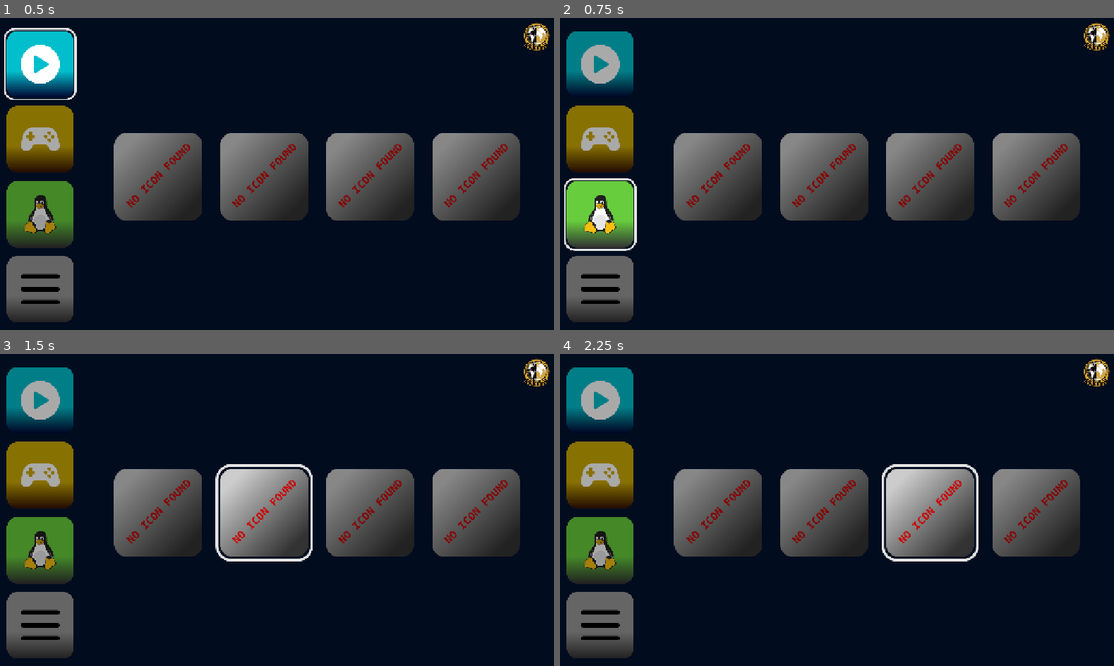
Above: before the commit, frames 1-4 (two rows, left to right).
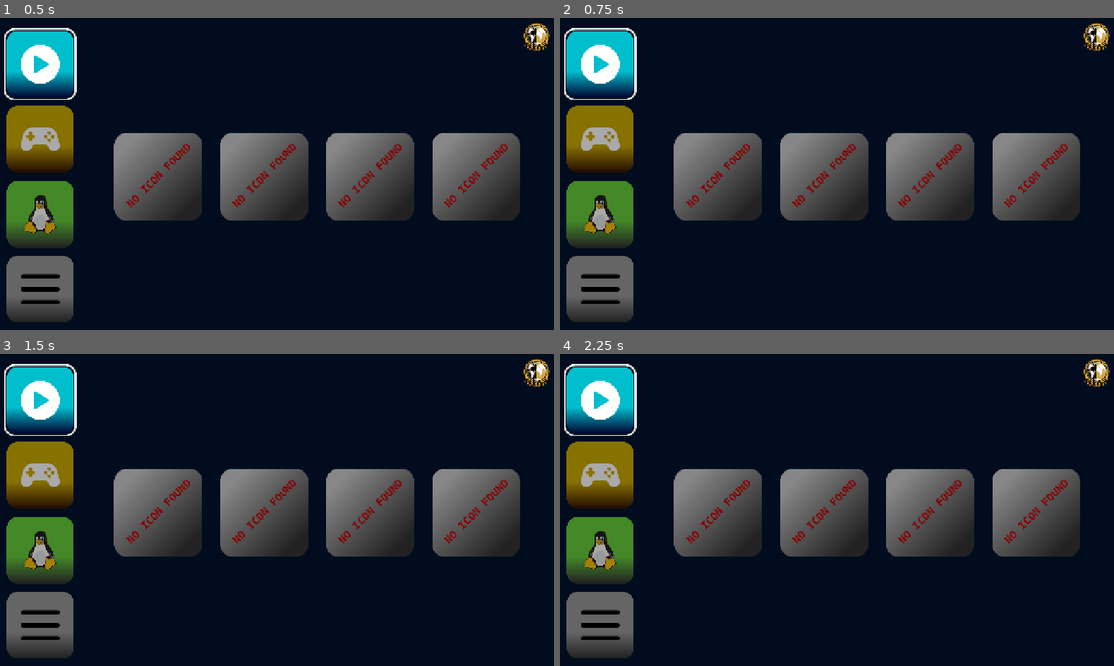
Above: after the commit, the same moments.

Repository: BZ-Interactive/BZ-Big-Picture
Game: Godot game, scene res://main.tscn
Same seed, same stepped clock (60 frames per second), same inputs: the game is played once before the commit and once after it.
Inputs (mouse positions are in pixels of both pictures, inside the frame that each line leads up to):
- Up to frame 1 (0.5 s): no input
- Up to frame 2 (0.75 s): click (598, 214) at 0.5 s
- Up to frame 3 (1.5 s): click "App Name" at 1.25 s
- Up to frame 4 (2.25 s): click "App Name" at 2 s

Frame 1 is identical in both runs. In frame 2, 5.3% of the frame differs, in the area x 0-14%, y 3-75%; in frame 3, 7.2%; in frame 4, 7.2%, in the area x 0-76%, y 3-67%.

Commit message:
Add screen dimming, brightness, logo at startup and utilities toggle

Diff:
--- a/Assets/Scripts/launcher_manager.gd
+++ b/Assets/Scripts/launcher_manager.gd
@@ -8,12 +8,14 @@
 @onready var utilities_menu: Menu = $"Menu VboxContainer/Utilities"
 @onready var system_menu: Menu = $"Menu VboxContainer/System"
 
+var install_dir: String = OS.get_executable_path().get_base_dir()
 var config_path: String = ""
 var config = ConfigFile.new()
 
 var display_names: bool = false
 var media_disabled: bool = false
 var games_disabled: bool = false
+var utilities_disabled: bool = false
 
 # Called when the node enters the scene tree for the first time.
 func _ready() -> void:
@@ -29,9 +31,9 @@
 func _load_font(path: String) -> void:
 	if path == "":
 		return
-	var font_dir: String = "Fonts".path_join(path)
+	var font_dir: String = install_dir.path_join("Fonts").path_join(path)
 	if OS.has_feature("editor"):
-		font_dir = "res://.gdignore/Build/Fonts".path_join(path)
+		font_dir = "res://Build/Package/Fonts".path_join(path)
 
 	if ( # font exist now type check
 		path.ends_with(".ttf")
@@ -48,9 +50,9 @@
 		print("Invalid font file format.")
 
 func _load_icon(path: String) -> Texture2D:
-	var icon_dir: String = "Icons".path_join(path)
+	var icon_dir: String = install_dir.path_join("Icons").path_join(path)
 	if OS.has_feature("editor"):
-		icon_dir = "res://.gdignore/Build/Icons".path_join(path)
+		icon_dir = "res://Build/Package/Icons".path_join(path)
 
 	if FileAccess.file_exists(icon_dir):
 		var image = Image.new()
@@ -68,6 +70,8 @@
 		if media_disabled && category == CATEGORIES[0]:
 			continue
 		if games_disabled && category == CATEGORIES[1]:
+			continue
+		if utilities_disabled && category == CATEGORIES[2]:
 			continue
 
 		if OS.has_feature("editor"):
@@ -102,7 +106,8 @@
 	if OS.has_feature("editor"): # in editor look at project root
 		config_path = ProjectSettings.globalize_path("res://config.cfg")
 	else: # exported look beside executable
-		config_path = OS.get_executable_path().get_base_dir().path_join("config.cfg")
+		config_path = install_dir.path_join("config.cfg")
+		print(config_path)
 
 	var err = config.load(config_path)
 	if err != OK:
@@ -115,6 +120,11 @@
 	display_names = config.get_value("main", "display_names")
 	media_disabled = config.get_value("main", "media_disabled")
 	games_disabled = config.get_value("main", "games_disabled")
+	utilities_disabled = config.get_value("main", "utilities_disabled")
+
+	var brightness = config.get_value("main", "brightness", 1.0)
+	var idle_time = config.get_value("main", "idle_time", 600)
+
 	# assign main variables
 	_load_font(config.get_value("main", "font", ""))
 	Main.active_fps = active_fps
@@ -123,6 +133,9 @@
 	Main.display_names = display_names
 	Main.menu_switcher.media_disabled = media_disabled
 	Main.menu_switcher.games_disabled = games_disabled
-
+	Main.menu_switcher.utilities_disabled = utilities_disabled
+	# dimming settings
+	Main.screen_dimmer.darkness = clampf(1.0 - brightness, 0.0, 0.9)
+	Main.screen_dimmer.idle_time = idle_time
 	_instantiate_buttons()
 	return true
--- a/Assets/Scripts/main.gd
+++ b/Assets/Scripts/main.gd
@@ -1,6 +1,7 @@
 extends Node
 
 var menu_switcher: MenuSwitcher
+var screen_dimmer: ScreenDimmer
 
 var active_fps: int = 60
 var background_fps: int = 2
@@ -17,8 +18,8 @@
 var used_dbus: bool = false
 var inhibit_cookie: int = -1
 
-
-@warning_ignore("unused_signal") signal buttons_ready # used in LauncherManager
+## This is basically the config read and ready to display signal.
+@warning_ignore("unused_signal") signal buttons_ready # used in LauncherManager, ScreenDimmer
 
 # Called when the node enters the scene tree for the first time.
 func _ready() -> void:
@@ -63,10 +64,7 @@
 			elif parts[i] == "cycle:" and i + 1 < parts.size():
 				user_cycle = parts[i + 1].to_int()
 
-	#print(user_timeout)
-	#print(user_cycle)
 	user_dpms = text.find("DPMS is Enabled") != -1
-	#print(user_dpms)
 
 func _inhibit_screensaver() -> void:
 	DisplayServer.screen_set_keep_on(true)
@@ -88,8 +86,7 @@
 			inhibit_cookie = parts[index + 1].to_int()
 			used_dbus = true
 			return
-	#print(user_cycle)
-	#print(user_timeout)
+
 	if DisplayServer.get_name() == "X11":
 		_capture_screensaver_state()
 		OS.create_process("xset", ["s", "off"])
@@ -114,10 +111,8 @@
 	process_mode = Node.PROCESS_MODE_INHERIT
 	Engine.max_fps = active_fps
 	DisplayServer.window_set_vsync_mode(vsync)
-	#print("in focus")
 
 func on_focus_lost() -> void:
 	process_mode = Node.ProcessMode.PROCESS_MODE_DISABLED
 	Engine.max_fps = background_fps
 	DisplayServer.window_set_vsync_mode(DisplayServer.VSyncMode.VSYNC_DISABLED)
-	#print("out of focus")
--- a/Assets/Scripts/menu_switcher.gd
+++ b/Assets/Scripts/menu_switcher.gd
@@ -6,6 +6,9 @@
 @export var media_disabled : bool
 @export var games : Menu
 @export var games_disabled : bool
+@export var utilities : Menu
+@export var utilities_disabled : bool
+
 
 var index: int = 0
 var menu_count: int = 0
@@ -15,7 +18,6 @@
 	Main.buttons_ready.connect(_init_menus)
 
 func _input(event: InputEvent) -> void:
-#	print("input of menu " + get_viewport().gui_get_focus_owner().get_parent().name)
 	if get_viewport().gui_get_focus_owner().get_parent() == self:
 		if event.is_action_pressed("down"):
 			index = wrapi(index + 1, 0, menu_count)
@@ -38,6 +40,9 @@
 	if games_disabled:
 		games.disabled = true
 		games.visible = false
+	if utilities_disabled:
+		utilities.disabled = true
+		utilities.visible = false
 
 	for menu in self.get_children():
 		menu = menu as Menu
--- /dev/null
+++ b/Assets/Scripts/screen_dimmer.gd
@@ -0,0 +1,48 @@
+class_name ScreenDimmer extends ColorRect
+
+const DIM_DURATION: float = 1.0
+const WAKE_DURATION: float = 0.5
+
+@onready var idle_timer: Timer = $"Idle Timer"
+var idle_time: float = 600
+@export var dimmed_alpha: float = 0.75
+var darkness: float = 0.0 # inverted; 0 is 100% brightness
+
+var dim_tween: Tween
+var wake_tween: Tween
+
+func _init() -> void:
+	Main.screen_dimmer = self
+	Main.buttons_ready.connect(_init_screen_dimmer)
+
+func _ready() -> void:
+	idle_timer.timeout.connect(_on_idle_timeout)
+
+func _input(event: InputEvent) -> void:
+	if event is InputEventKey or event is InputEventJoypadButton or event is InputEventMouseButton:
+		if event.is_pressed():
+			_wake_screen()
+
+func _exit_tree() -> void:
+	idle_timer.timeout.disconnect(_on_idle_timeout)
+	Main.buttons_ready.disconnect(_init_screen_dimmer)
+
+func _init_screen_dimmer() -> void:
+	self.color.a = darkness
+	idle_timer.wait_time = idle_time - DIM_DURATION
+
+func _wake_screen() -> void:
+	idle_timer.start()
+	if dim_tween and dim_tween.is_running():
+		dim_tween.stop()
+	wake_tween = create_tween()
+	wake_tween.tween_property(self, "color:a", darkness, WAKE_DURATION)
+	await wake_tween.finished
+	self.color.a = darkness
+
+func _dim_screen() -> void:
+	dim_tween = create_tween()
+	dim_tween.tween_property(self, "color:a", clamp(darkness + dimmed_alpha, dimmed_alpha, 1.0), DIM_DURATION)
+
+func _on_idle_timeout() -> void:
+	_dim_screen()
--- a/config.cfg
+++ b/config.cfg
@@ -9,26 +9,10 @@
 font="Resmont-Bold.otf"
 media_disabled=false ; Disables media category
 games_disabled=false ; Disables games category
+utilities_disabled=false ; Disables utilities category
+brightness=1.0 ; 1.0 is 100%
+idle_time=600
 
-[media.kew]
-name="Music"
-icon="music.svg"
-command="alacritty -o font.size=16.0 -e kew"
-
-[media.vlc]
-name="VLC"
-icon="vlc.svg"
-command="vlc"
-
-[media.vacuumtube]
-name="Vacuumtube"
-icon="youtube.svg"
-command="vacuumtube"
-
-[media.web]
-name="Browser"
-icon="web.svg"
-command="chromium"
 [media.kew]
 name="Music"
 icon="music.svg"
--- a/main.tscn
+++ b/main.tscn
@@ -11,6 +11,7 @@
 [ext_resource type="Texture2D" uid="uid://bhos5dtlinped" path="res://Assets/Icons/svg/Menus/linux_utilities.svg" id="5_a6jrf"]
 [ext_resource type="Script" uid="uid://xkufbuddm5qa" path="res://Assets/Scripts/Buttons/menu_button.gd" id="6_ryguw"]
 [ext_resource type="Texture2D" uid="uid://bndst3huthgxt" path="res://Assets/Icons/svg/Menus/system.svg" id="6_xuqvo"]
+[ext_resource type="Script" uid="uid://ykbom2bclkpj" path="res://Assets/Scripts/screen_dimmer.gd" id="12_dg77c"]
 
 [node name="Main" type="Control" unique_id=1969664079]
 layout_mode = 3
@@ -57,7 +58,7 @@
 grow_horizontal = 2
 grow_vertical = 2
 
-[node name="Menu VboxContainer" type="VBoxContainer" parent="." unique_id=1224946546 node_paths=PackedStringArray("media", "games")]
+[node name="Menu VboxContainer" type="VBoxContainer" parent="." unique_id=1224946546 node_paths=PackedStringArray("media", "games", "utilities")]
 layout_mode = 1
 anchors_preset = -1
 anchor_left = 0.029000001
@@ -70,6 +71,7 @@
 script = ExtResource("1_074og")
 media = NodePath("Media")
 games = NodePath("Games")
+utilities = NodePath("Utilities")
 
 [node name="Media" type="TextureButton" parent="Menu VboxContainer" unique_id=820095707 node_paths=PackedStringArray("context_page")]
 custom_minimum_size = Vector2(150, 150)
@@ -226,3 +228,18 @@
 texture = ExtResource("2_0xm2m")
 expand_mode = 4
 stretch_mode = 5
+
+[node name="Screen Dimmer ColorRect" type="ColorRect" parent="." unique_id=602937341]
+layout_mode = 1
+anchors_preset = 15
+anchor_right = 1.0
+anchor_bottom = 1.0
+grow_horizontal = 2
+grow_vertical = 2
+color = Color(0, 0, 0, 0)
+script = ExtResource("12_dg77c")
+
+[node name="Idle Timer" type="Timer" parent="Screen Dimmer ColorRect" unique_id=1282893471]
+wait_time = 10.0
+one_shot = true
+autostart = true
--- a/project.godot
+++ b/project.godot
@@ -19,6 +19,9 @@
 config/features=PackedStringArray("4.7", "GL Compatibility")
 run/max_fps=60
 run/low_processor_mode=true
+boot_splash/bg_color=Color(0, 0, 0, 1)
+boot_splash/stretch_mode=0
+boot_splash/image="uid://b62oqh06dbaiy"
 config/icon="uid://dmk07fmoya8jr"
 
 [autoload]
Binary file added: Assets/Icons/Logo/BZ-Interactive-Logo-8c-512.png
Not shown, added: Assets/Icons/Logo/BZ-Interactive-Logo-8c-512.png.import
Not shown, added: Assets/Scripts/screen_dimmer.gd.uid
